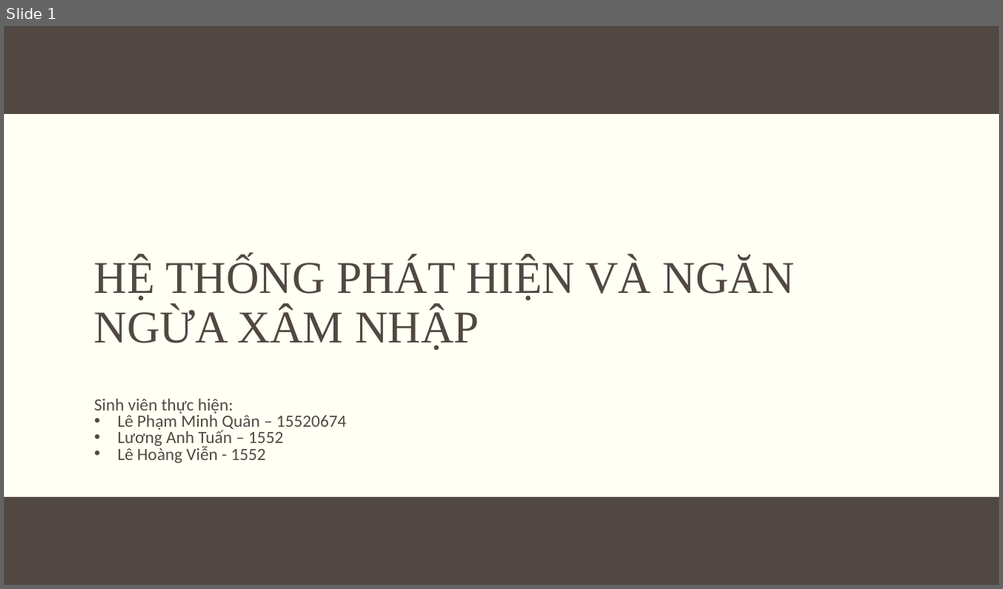
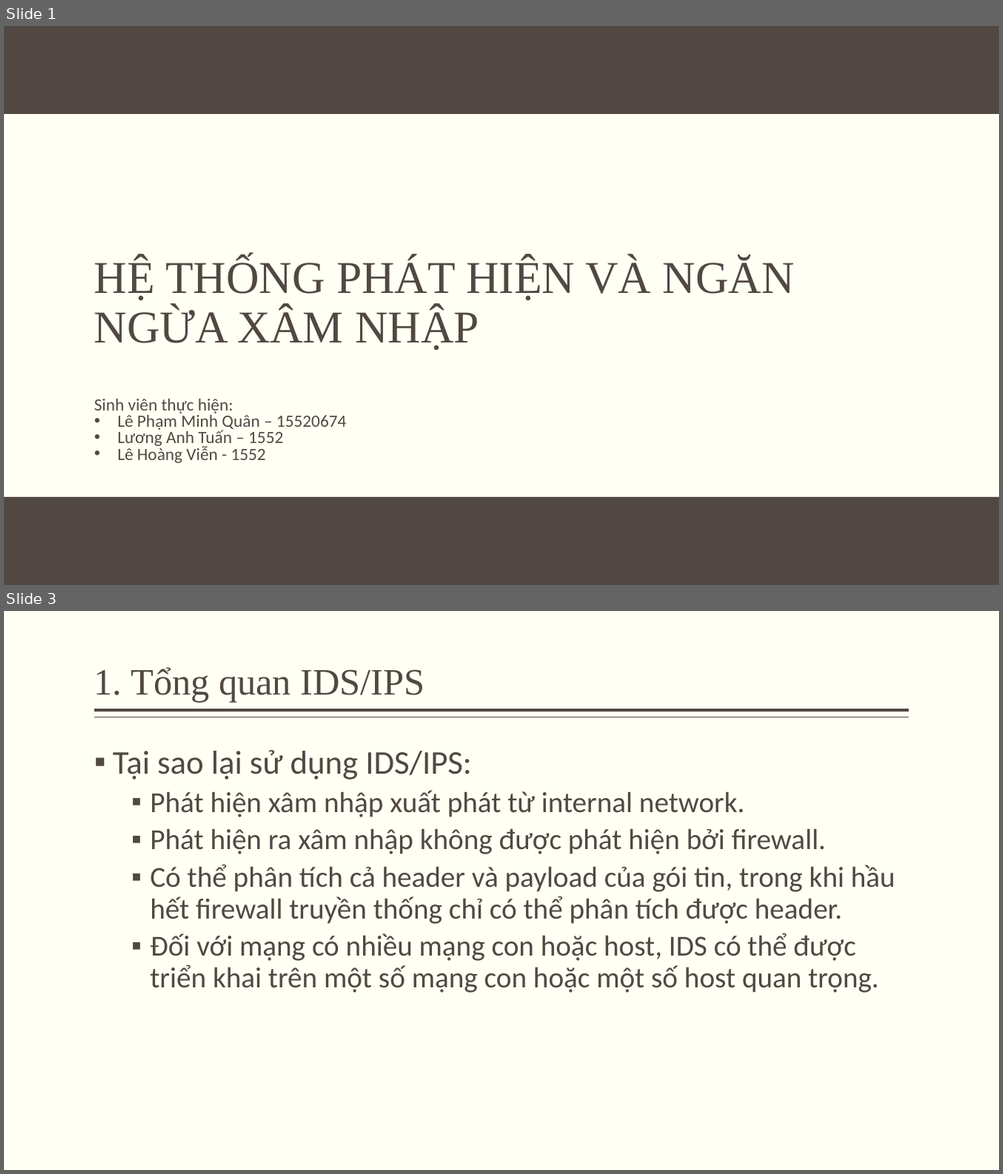
Before and after one commit to minhquan1418/do_an_ATMNC, a slide deck: silde.pptx. Shown one above the other, each under a label of ours: slide 1 before the commit, slides 1 and 3 after it; the slides between them are not shown. The pictures are 1003x589 and 1003x1174 pixels, drawn with LibreOffice and Linux fonts; fonts in the diff are those of the drawing; background and template pictures are left out. Boxes give left, top, right and bottom in pixels: in the first picture for what was removed or moved away, otherwise in the second. Text is boxed around its words. In the diff, an @@ line names an element or a change of style, - is before the commit and + after.

```diff
--- a/silde.pptx
+++ b/silde.pptx
@@ slide 3 added at bbox=[4, 611, 999, 1170], background #FFFFF3 @@
@@ title added at bbox=[94, 667, 425, 702], 36 pt, text #514843 @@
+1. Tổng quan IDS/IPS
@@ line added from (909, 710) to (94, 710), #514843 3 pt @@
@@ line added from (909, 718) to (94, 718), #514843 1 pt @@
@@ text added at bbox=[113, 750, 895, 993], 28 pt, text #514843 @@
+▪ Tại sao lại sử dụng IDS/IPS:
+  ▪ Phát hiện xâm nhập xuất phát từ internal network.
+  ▪ Phát hiện ra xâm nhập không được phát hiện bởi firewall.
+  ▪ Có thể phân tích cả header và payload của gói tin, trong khi hầu hết firewall truyền thống chỉ có thể phân tích được header.
+  ▪ Đối với mạng có nhiều mạng con hoặc host, IDS có thể được triển khai trên một số mạng con hoặc một số host quan trọng.
```
Also in this commit, not shown: 3 slides changed, 12 other slides added, 8 slides removed.
